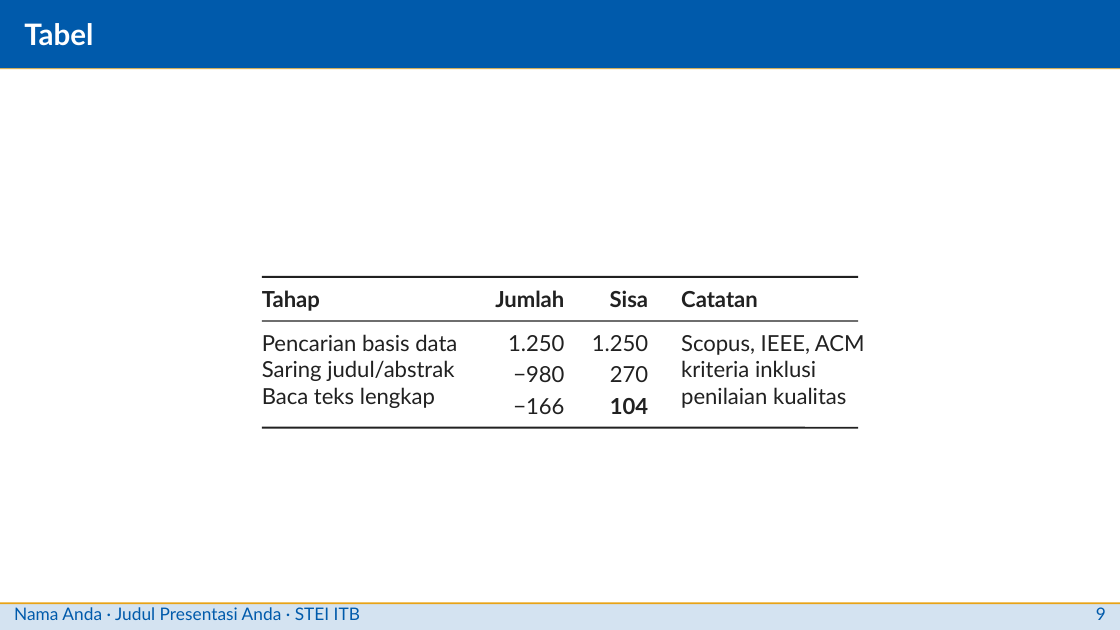
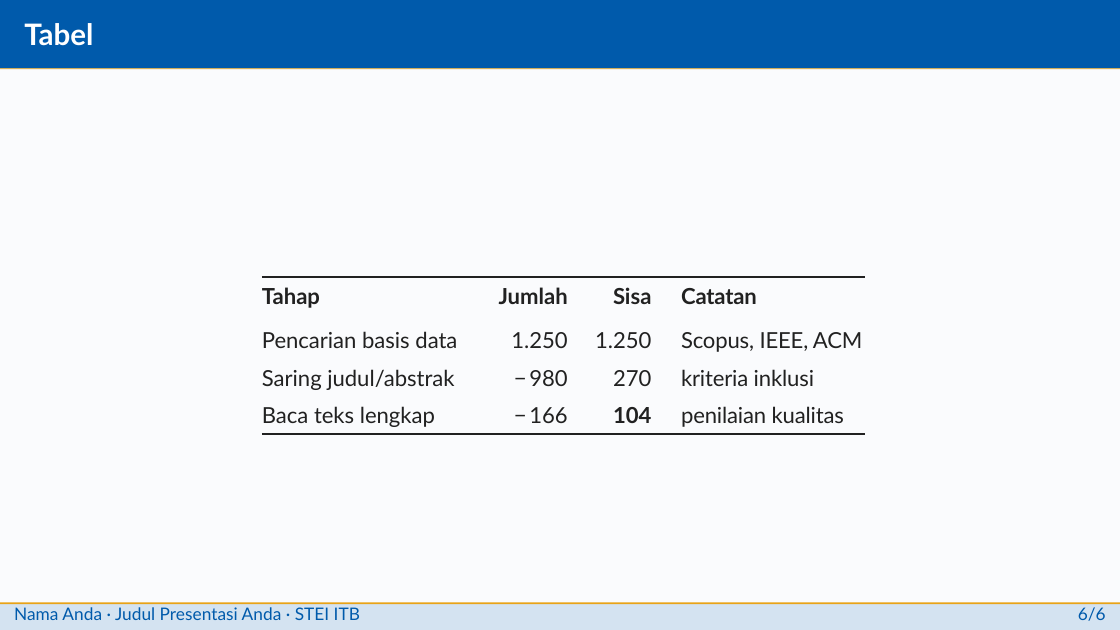
Before and after one commit to situkangsayur/deck-templates, a slide deck: slide 9 of itb-stei/libreoffice/contoh-itb.pptx. Drawn at 1120x630 pixels with LibreOffice and Linux fonts; fonts in the diff are those of the drawing; background and template pictures are left out. Boxes give left, top, right and bottom in pixels: in the first picture for what was removed or moved away, otherwise in the second. Text is boxed around its words. In the diff, an @@ line names an element or a change of style, - is before the commit and + after.

Commit message:
ITB STEI: ODP meniru persis contoh LaTeX (tabel booktabs, angka gaya lama, master penutup, latar)

```diff
--- a/itb-stei/libreoffice/contoh-itb.pptx
+++ b/itb-stei/libreoffice/contoh-itb.pptx
@@ background #FFFFFF to #FAFBFD @@
@@ text removed at (262,290,320,311) @@
-Tahap
@@ table added at (262,277,866,431), 4 rows, 4 columns @@
+Tahap | Jumlah | Sisa | Catatan
+Pencarian basis data | 1.250 | 1.250 | Scopus, IEEE, ACM
+Saring judul/abstrak | − 980 | 270 | kriteria inklusi
+Baca teks lengkap | − 166 | 104 | penilaian kualitas
@@ text removed at (495,290,564,307) @@
-Jumlah
@@ text removed at (610,290,649,307) @@
-Sisa
@@ text removed at (681,291,758,307) @@
-Catatan
@@ line removed from (262, 321) to (858, 321) @@
@@ text removed at (262,334,457,408) @@
-Pencarian basis data
-Saring judul/abstrak
-Baca teks lengkap
@@ text removed at (508,335,564,414) @@
-1.250
-−980
-−166
@@ text removed at (592,335,648,414) @@
-1.250
-270
-104
@@ text removed at (681,335,865,408) @@
-Scopus, IEEE, ACM
-kriteria inklusi
-penilaian kualitas
@@ line removed from (262, 428) to (858, 428) @@
@@ text at (1078,607,1106,621): text changed @@
-9
+6/6
```
Also in this commit, not shown: 8 other slides changed, 1 slide added, 1 slide removed, 5 other files.
